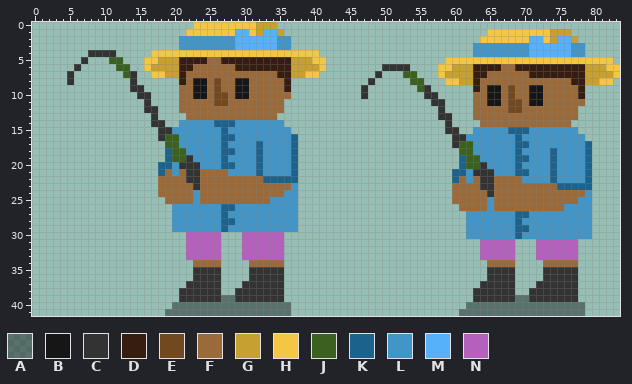
One commit to this sprite sheet: Assets/idle fisherman.png. Above, as it was before the edit.
The file is 84x42 pixels. Colours within 5 levels of each other are drawn and written as one.
Palette (. is transparent): A #00000066  B #161616  C #333333  D #361d0f  E #72481f  F #9a6a3b  G #c6a030  H #f3c745  J #3b6121  K #1b638d  L #4195c7  M #56b0fa  N #b460bc
The result:
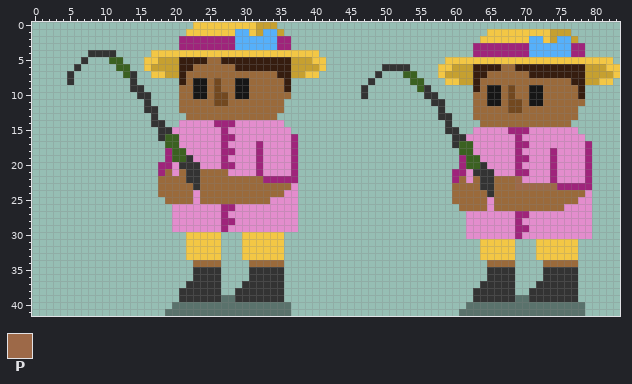
Colours new in this view: P #9d6948
The exact change:
{"colour":"K","old":"#1b638d","new":"#9f247b"}
{"colour":"L","old":"#4195c7","new":"#e38dcd"}
{"y":2,"x":21,"old":"LLLLLLLL","new":"KKKKKKKK"}
{"y":2,"x":35,"old":"LL","new":"KK"}
{"y":3,"x":21,"old":"LLLLLLLL","new":"KKKKKKKK"}
{"y":3,"x":35,"old":"LL","new":"KK"}
{"y":3,"x":63,"old":"LLLLLLLL","new":"KKKKKKKK"}
{"y":3,"x":77,"old":"LL","new":"KK"}
{"y":4,"x":63,"old":"LLLLLLLL","new":"KKKKKKKK"}
{"y":4,"x":77,"old":"LL","new":"KK"}
{"y":22,"x":69,"old":"F","new":"P"}
{"y":23,"x":69,"old":"FFFFFF","new":"PPPPPP"}
{"y":30,"x":22,"old":"NNNNN","new":"HHHHH"}
{"y":30,"x":30,"old":"NNNNNN","new":"HHHHHH"}
{"y":31,"x":22,"old":"NNNNN","new":"HHHHH"}
{"y":31,"x":30,"old":"NNNNNN","new":"HHHHHH"}
{"y":31,"x":64,"old":"NNNNN","new":"HHHHH"}
{"y":31,"x":72,"old":"NNNNNN","new":"HHHHHH"}
{"y":32,"x":22,"old":"NNNNN","new":"HHHHH"}
{"y":32,"x":30,"old":"NNNNNN","new":"HHHHHH"}
{"y":32,"x":64,"old":"NNNNN","new":"HHHHH"}
{"y":32,"x":72,"old":"NNNNNN","new":"HHHHHH"}
{"y":33,"x":22,"old":"NNNNN","new":"HHHHH"}
{"y":33,"x":30,"old":"NNNNNN","new":"HHHHHH"}
{"y":33,"x":64,"old":"NNNNN","new":"HHHHH"}
{"y":33,"x":72,"old":"NNNNNN","new":"HHHHHH"}
{"label":"changed","picture_box":[179,36,235,50]}
{"label":"changed","picture_box":[277,36,291,50]}
{"label":"changed","picture_box":[473,43,529,57]}
{"label":"changed","picture_box":[571,43,585,57]}
{"label":"changed","picture_box":[158,120,298,260]}
{"label":"changed","picture_box":[452,127,592,260]}
